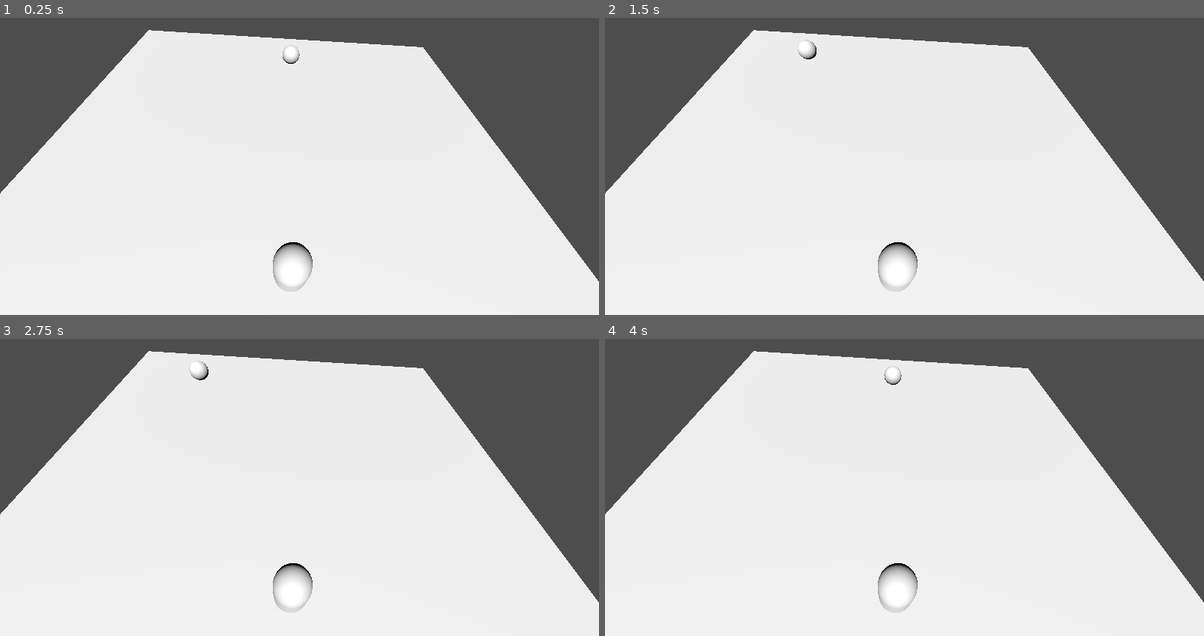
Above: before the commit, frames 1-4 (two rows, left to right).
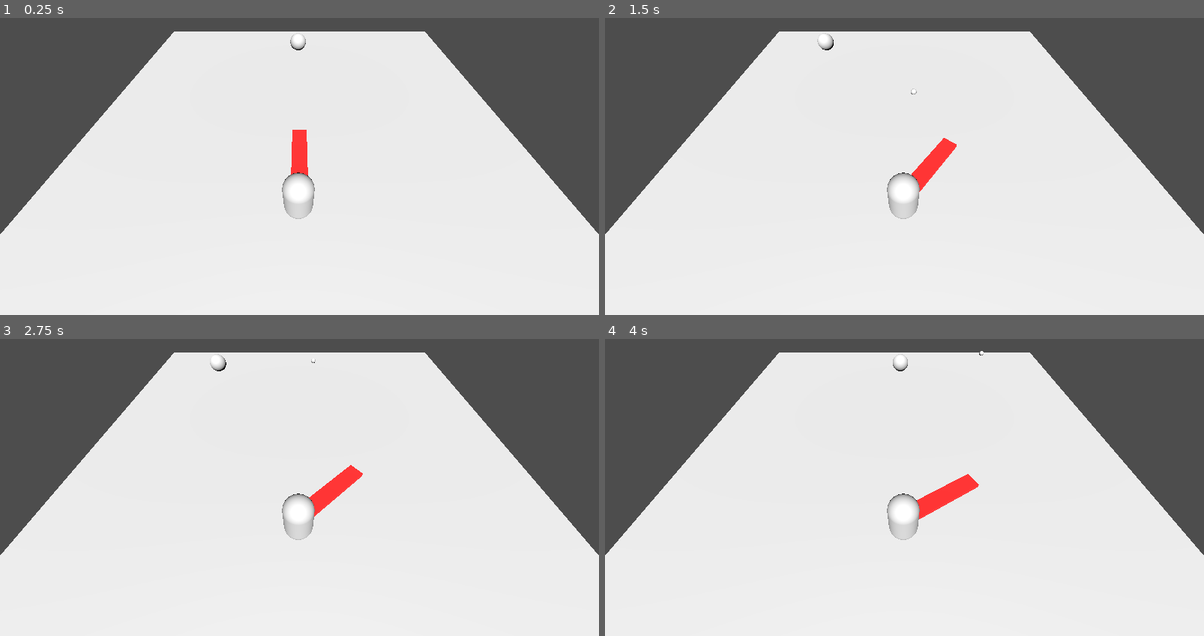
Above: after the commit, the same moments.

Repository: FranzRome/go-go-arena
Game: Godot game, scene res://Scenes/catch.tscn
Two runs of this game, one before a commit and one after it. Both use one fixed random seed, a clock stepped at 60 frames per second and the inputs below.
Inputs:
- Up to frame 1 (0.25 s): no input
- Up to frame 2 (1.5 s): hold D (right, bound only after the commit) 0.53-1.28 s; tap Space (throw, bound only after the commit) at 0.6, 1.35 s; hold A (left, bound only after the commit) from 1.28 s (still down)
- Up to frame 3 (2.75 s): release A (left, bound only after the commit) at 2.03 s; hold D (right, bound only after the commit) from 2.03 s (still down); tap Space (throw, bound only after the commit) at 2.1 s
- Up to frame 4 (4 s): tap Space (throw, bound only after the commit) at 2.85, 3.6 s; release D (right, bound only after the commit) at 3.53 s; hold A (left, bound only after the commit) from 3.53 s (still down)

The runs differ from the first frame. In frame 1, 8.7% of the frame differs, in the area x 0-100%, y 4-93%; in frame 2, 8.9%; in frame 3, 8.9%; in frame 4, 8.9%.

Commit message:
Player Rope Throw
TODO:
- player rope recall (bugged)

Diff:
--- a/Scenes/catch.tscn
+++ b/Scenes/catch.tscn
@@ -1,8 +1,16 @@
-[gd_scene load_steps=6 format=3 uid="uid://dtytp2ejrxpru"]
+[gd_scene load_steps=11 format=3 uid="uid://dtytp2ejrxpru"]
 
-[ext_resource type="Script" path="res://Scenes/gogo.gd" id="1_emkn4"]
+[ext_resource type="PackedScene" uid="uid://rap03mn1m5mp" path="res://scenes/rope.tscn" id="1_cxg60"]
+[ext_resource type="Script" path="res://scripts/gogo_catch.gd" id="1_emkn4"]
+[ext_resource type="Material" uid="uid://bxmswiyg10hwe" path="res://materials/red.tres" id="1_tp2wp"]
+[ext_resource type="Script" path="res://scripts/player_catch.gd" id="2_i30fy"]
+
+[sub_resource type="BoxShape3D" id="BoxShape3D_0oiag"]
+size = Vector3(5.98767, 0.507813, 5.97571)
 
 [sub_resource type="PlaneMesh" id="PlaneMesh_nwkjm"]
+
+[sub_resource type="BoxMesh" id="BoxMesh_7laus"]
 
 [sub_resource type="CapsuleMesh" id="CapsuleMesh_0a8ng"]
 
@@ -12,13 +20,42 @@
 
 [node name="Catch" type="Node3D"]
 
-[node name="Piano" type="MeshInstance3D" parent="."]
+[node name="Camera3D" type="Camera3D" parent="."]
+transform = Transform3D(-1, 6.69697e-08, -5.61943e-08, 0, 0.642787, 0.766045, 8.74228e-08, 0.766044, -0.642788, 0, 2.25, -2.5)
+
+[node name="DirectionalLight3D" type="DirectionalLight3D" parent="Camera3D"]
+light_energy = 3.747
+
+[node name="Ground" type="Node3D" parent="."]
+
+[node name="StaticBody3D" type="StaticBody3D" parent="Ground"]
+
+[node name="CollisionShape3D" type="CollisionShape3D" parent="Ground/StaticBody3D"]
+transform = Transform3D(1, 0, 0, 0, 1, 0, 0, 0, 1, 0.00115967, -0.246094, 0.0108032)
+shape = SubResource("BoxShape3D_0oiag")
+
+[node name="Plane" type="MeshInstance3D" parent="Ground/StaticBody3D"]
 transform = Transform3D(3, 0, 0, 0, 3, 0, 0, 0, 3, 0, 0, 0)
 mesh = SubResource("PlaneMesh_nwkjm")
+skeleton = NodePath("../../..")
 
-[node name="Player" type="MeshInstance3D" parent="."]
+[node name="Player" type="Node3D" parent="."]
+
+[node name="Arrow" type="Node3D" parent="Player"]
+transform = Transform3D(1, 0, 0, 0, 1, 0, 0, 0, 1, 0, 0, -1.349)
+
+[node name="MeshInstance3D" type="MeshInstance3D" parent="Player/Arrow"]
+transform = Transform3D(0.2, 0, 0, 0, 0.1, 0, 0, 0, 1, 0, 0, 0.501272)
+material_override = ExtResource("1_tp2wp")
+mesh = SubResource("BoxMesh_7laus")
+
+[node name="Mesh" type="MeshInstance3D" parent="Player"]
 transform = Transform3D(0.3, 0, 0, 0, 0.3, 0, 0, 0, 0.3, 0.0104462, 0.295054, -1.49788)
 mesh = SubResource("CapsuleMesh_0a8ng")
+skeleton = NodePath("../..")
+script = ExtResource("2_i30fy")
+rope = ExtResource("1_cxg60")
+impulse = Vector3(0, 0.57, 5.5)
 
 [node name="Gogo" type="MeshInstance3D" parent="."]
 transform = Transform3D(0.3, 0, 0, 0, 0.3, 0, 0, 0, 0.3, -0.27229, 0.298514, 1.78929)
@@ -28,11 +65,4 @@
 [node name="RigidBody3D" type="RigidBody3D" parent="Gogo"]
 
 [node name="CollisionShape3D" type="CollisionShape3D" parent="Gogo/RigidBody3D"]
-transform = Transform3D(1, 0, 0, 0, 1, 0, 0, 0, 1, 0, 0, 0)
 shape = SubResource("SphereShape3D_ocsdp")
-
-[node name="Camera3D" type="Camera3D" parent="."]
-transform = Transform3D(-0.997192, 0.0281876, 0.0693876, 0.0717654, 0.624627, 0.777619, -0.0214221, 0.780414, -0.624896, 0.098348, 2.27671, -1.84142)
-
-[node name="DirectionalLight3D" type="DirectionalLight3D" parent="Camera3D"]
-light_energy = 3.747
--- /dev/null
+++ b/materials/red.tres
@@ -0,0 +1,4 @@
+[gd_resource type="StandardMaterial3D" format=3 uid="uid://bxmswiyg10hwe"]
+
+[resource]
+albedo_color = Color(1, 0, 0, 1)
--- a/project.godot
+++ b/project.godot
@@ -11,9 +11,33 @@
 [application]
 
 config/name="Go Go Arena"
-run/main_scene="res://Scenes/catch.tscn"
+run/main_scene="res://scenes/catch.tscn"
 config/features=PackedStringArray("4.3", "GL Compatibility")
 config/icon="res://icon.svg"
+
+[input]
+
+interact={
+"deadzone": 0.5,
+"events": []
+}
+throw={
+"deadzone": 0.5,
+"events": [Object(InputEventKey,"resource_local_to_scene":false,"resource_name":"","device":-1,"window_id":0,"alt_pressed":false,"shift_pressed":false,"ctrl_pressed":false,"meta_pressed":false,"pressed":false,"keycode":0,"physical_keycode":32,"key_label":0,"unicode":32,"location":0,"echo":false,"script":null)
+]
+}
+left={
+"deadzone": 0.5,
+"events": [Object(InputEventKey,"resource_local_to_scene":false,"resource_name":"","device":-1,"window_id":0,"alt_pressed":false,"shift_pressed":false,"ctrl_pressed":false,"meta_pressed":false,"pressed":false,"keycode":0,"physical_keycode":65,"key_label":0,"unicode":97,"location":0,"echo":false,"script":null)
+, Object(InputEventKey,"resource_local_to_scene":false,"resource_name":"","device":-1,"window_id":0,"alt_pressed":false,"shift_pressed":false,"ctrl_pressed":false,"meta_pressed":false,"pressed":false,"keycode":0,"physical_keycode":4194319,"key_label":0,"unicode":0,"location":0,"echo":false,"script":null)
+]
+}
+right={
+"deadzone": 0.5,
+"events": [Object(InputEventKey,"resource_local_to_scene":false,"resource_name":"","device":-1,"window_id":0,"alt_pressed":false,"shift_pressed":false,"ctrl_pressed":false,"meta_pressed":false,"pressed":false,"keycode":0,"physical_keycode":68,"key_label":0,"unicode":100,"location":0,"echo":false,"script":null)
+, Object(InputEventKey,"resource_local_to_scene":false,"resource_name":"","device":-1,"window_id":0,"alt_pressed":false,"shift_pressed":false,"ctrl_pressed":false,"meta_pressed":false,"pressed":false,"keycode":0,"physical_keycode":4194321,"key_label":0,"unicode":0,"location":0,"echo":false,"script":null)
+]
+}
 
 [rendering]
 
--- /dev/null
+++ b/scenes/rope.tscn
@@ -0,0 +1,17 @@
+[gd_scene load_steps=3 format=3 uid="uid://rap03mn1m5mp"]
+
+[sub_resource type="SphereShape3D" id="SphereShape3D_ou8r2"]
+
+[sub_resource type="SphereMesh" id="SphereMesh_ifr88"]
+
+[node name="Rope" type="Node3D"]
+
+[node name="RigidBody3D" type="RigidBody3D" parent="."]
+
+[node name="CollisionShape3D" type="CollisionShape3D" parent="RigidBody3D"]
+transform = Transform3D(0.1, 0, 0, 0, 0.1, 0, 0, 0, 0.1, 0, 0, 0)
+shape = SubResource("SphereShape3D_ou8r2")
+
+[node name="MeshInstance3D" type="MeshInstance3D" parent="RigidBody3D"]
+transform = Transform3D(0.1, 0, 0, 0, 0.1, 0, 0, 0, 0.1, 0, 0, 0)
+mesh = SubResource("SphereMesh_ifr88")
--- a/Scenes/gogo.gd
+++ b/scripts/gogo_catch.gd
@@ -18,5 +18,5 @@
 	elif (transform.origin.x > max_x):
 		transform.origin.x = max_x
 		speed *= -1
-	print(transform.origin.x)
+	#print(transform.origin.x)
 	pass
--- /dev/null
+++ b/scripts/player_catch.gd
@@ -0,0 +1,59 @@
+extends MeshInstance3D
+
+@export var rope: PackedScene
+var instanced_rope: Node3D
+
+@export var impulse: Vector3 = Vector3(.0, .5, 3)
+var angle: float = .0
+var rotation_speed = 1.2
+var rotation_min = -PI/2
+var rotation_max = PI/2
+var arrow: Node3D
+
+var is_rope_threw: bool
+
+# Called when the node enters the scene tree for the first time.
+func _ready():
+	arrow = get_tree().root.get_node("/root/Catch/Player/Arrow")
+	is_rope_threw = false
+	instanced_rope = null
+
+
+# Called every frame. 'delta' is the elapsed time since the previous frame.
+func _process(delta):
+	if(Input.is_action_just_pressed("throw")):
+		if(not is_rope_threw):
+			throw_rope()
+		else:
+			recall_rope()
+
+	if(angle < rotation_max and Input.is_action_pressed("left")):
+		angle += rotation_speed * delta
+	if(angle > rotation_min and Input.is_action_pressed("right")):
+		angle -= rotation_speed * delta
+
+	arrow.rotation = Vector3(0, angle, 0)
+
+func throw_rope():
+	#print("throwing rope")
+	if(instanced_rope == null):
+		instanced_rope = rope.instantiate() as Node3D
+		instanced_rope.position = self.global_position
+		instanced_rope.rotation = self.global_rotation
+		get_tree().root.get_node("/root/Catch").add_child(instanced_rope)
+
+	var rb: RigidBody3D = instanced_rope.get_child(0) as RigidBody3D
+	rb.apply_central_impulse(impulse.rotated(Vector3.UP, angle))
+	is_rope_threw = true
+
+func recall_rope():
+	print("Recalling rope")
+	if(not instanced_rope == null):
+		var rb: RigidBody3D = instanced_rope.get_child(0) as RigidBody3D
+		var direction_to: Vector3 = instanced_rope.global_position.direction_to(global_position)
+		print ("Global rope position: ", instanced_rope.global_position)
+		print ("Global player position: ", global_position)
+		print("Angle between player and rope: ", direction_to)
+		rb.apply_central_impulse(direction_to)
+
+	is_rope_threw = false
